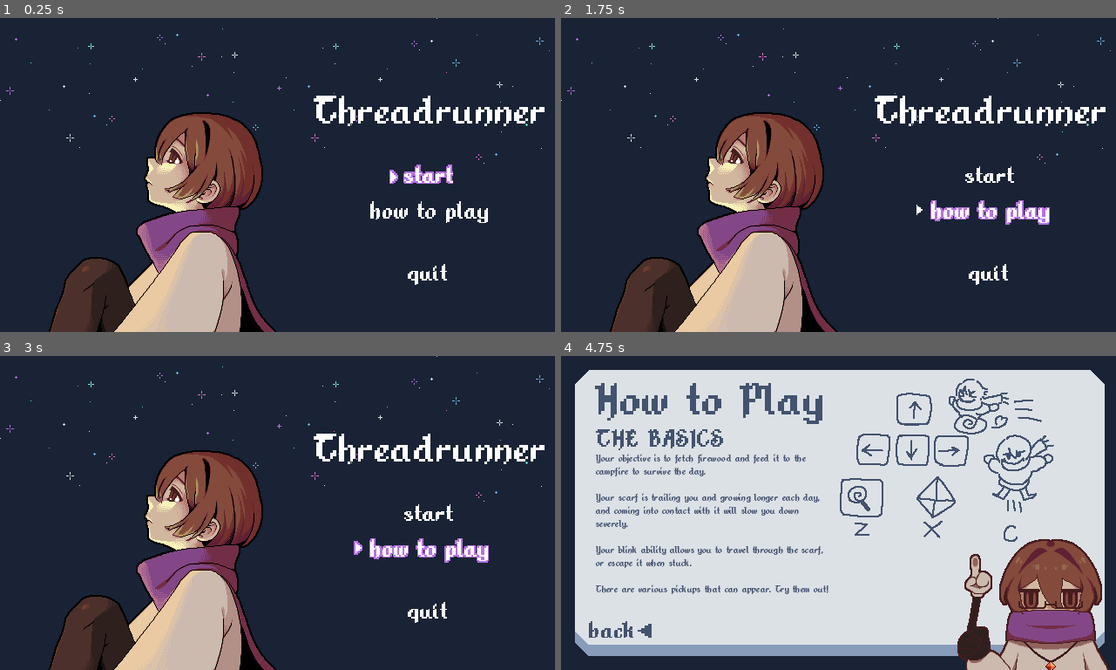
Above: before the commit, frames 1-4 (two rows, left to right).
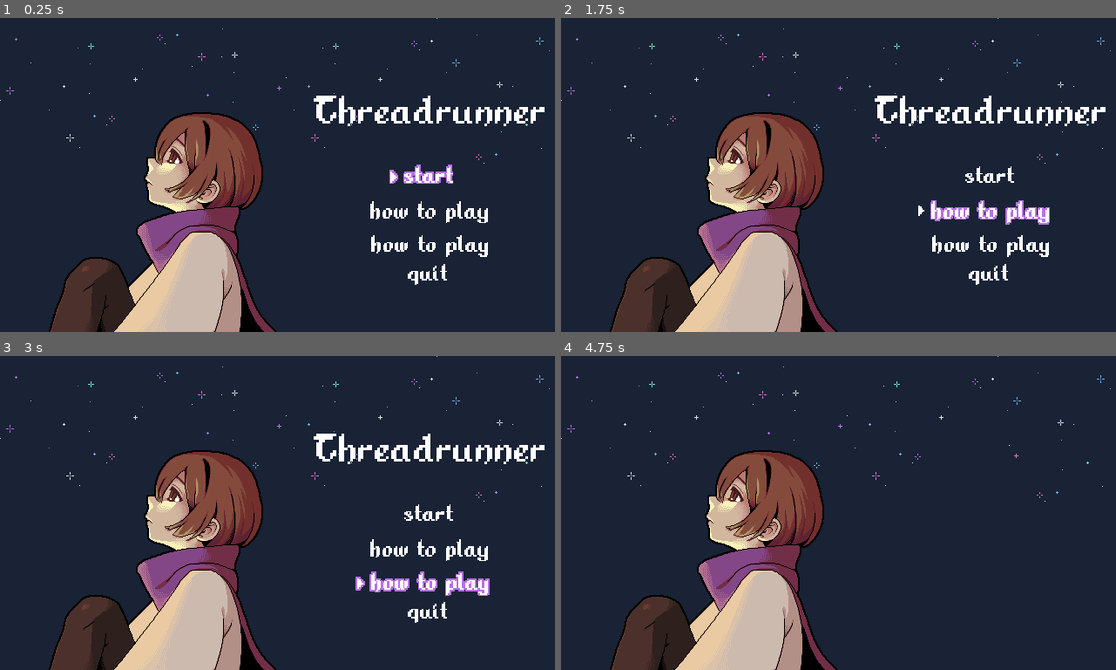
Above: after the commit, the same moments.

Repository: TheRealRaichu/speed-platformer-snake
Game: Godot game, scene res://scenes/scene_root.tscn
Same seed, same stepped clock (60 frames per second), same inputs: the game is played once before the commit and once after it.
Inputs (mouse positions are in pixels of both pictures, inside the frame that each line leads up to):
- Up to frame 1 (0.25 s): no input
- Up to frame 2 (1.75 s): tap Enter at 0.5 s; hold Right (move_right) from 0.53 s (still down); tap X (ability) at 0.6 s; tap C (jump) at 0.77, 1.52 s; tap - (decrease_volume) at 1.35 s
- Up to frame 3 (3 s): release Right (move_right) at 2.03 s; hold Left (move_left) 2.03-2.78 s; hold = (increase_volume) 2.03-2.78 s; hold Right (move_right) from 2.78 s (still down); tap Z (use_item) at 2.85 s
- Up to frame 4 (4.75 s): tap C (jump) at 3.02, 4.52 s; release Right (move_right) at 3.5 s; click (594, 648) at 3.5 s, where only the run before the commit has a clickable "BACK"; hold Right (move_right) from 4.28 s (still down); tap X (ability) at 4.35 s

The runs differ from the first frame. In frame 1, 0.4% of the frame differs, in the area x 66-88%, y 69-77%; in frame 2, 0.4%; in frame 3, 1.4%; in frame 4, 89%, in the area x 0-100%, y 0-100%.

Commit message:
Added the Settings button, including variables and a new node to go into. Text of settings is incomplete, need to use the name of "settings"

Diff:
--- a/speed-platformer-snake/scenes/main_menu.tscn
+++ b/speed-platformer-snake/scenes/main_menu.tscn
@@ -129,10 +129,44 @@
 metadata/_custom_type_script = "uid://bldstivarsngb"
 
 [node name="HTPCursor" parent="MainMenuTitle/VBoxContainer/HTPNode" unique_id=1890186492 instance=ExtResource("3_bqqt6")]
-offset_left = 63.74994
-offset_top = 64.999985
-offset_right = 63.74994
-offset_bottom = 64.999985
+offset_left = 67.49998
+offset_top = 66.25
+offset_right = 67.49998
+offset_bottom = 66.25
+
+[node name="SettingsNode" type="Node2D" parent="MainMenuTitle/VBoxContainer" unique_id=27436828]
+scale = Vector2(0.99999994, 0.99999994)
+
+[node name="SettingsText" type="TextureRect" parent="MainMenuTitle/VBoxContainer/SettingsNode" unique_id=13172943]
+offset_left = 2.4999619
+offset_top = 97.5
+offset_right = 331.49997
+offset_bottom = 133.5
+theme = ExtResource("2_ekxnf")
+texture = ExtResource("5_jk1qb")
+stretch_mode = 3
+script = ExtResource("6_1ajci")
+focused_image = ExtResource("9_5pajh")
+unfocused_image = ExtResource("5_jk1qb")
+metadata/_custom_type_script = "uid://b8ubdyemrg6uu"
+
+[node name="settings" type="Button" parent="MainMenuTitle/VBoxContainer/SettingsNode" unique_id=1959377549]
+modulate = Color(1, 1, 1, 0)
+offset_left = 98.750015
+offset_top = 104.999985
+offset_right = 193.75002
+offset_bottom = 129.99998
+scale = Vector2(1.3, 1.3)
+theme = ExtResource("2_ekxnf")
+text = "SETTINGS"
+script = ExtResource("3_wu84c")
+metadata/_custom_type_script = "uid://bldstivarsngb"
+
+[node name="SettingsCursor" parent="MainMenuTitle/VBoxContainer/SettingsNode" unique_id=894841464 instance=ExtResource("3_bqqt6")]
+offset_left = 67.49998
+offset_top = 116.249985
+offset_right = 67.49998
+offset_bottom = 116.249985
 
 [node name="QuitNode" type="Node2D" parent="MainMenuTitle/VBoxContainer" unique_id=372612481]
 
@@ -167,6 +201,7 @@
 metadata/_custom_type_script = "uid://b8ubdyemrg6uu"
 
 [node name="HowToPlay" type="Node2D" parent="." unique_id=1158100470]
+visible = false
 
 [node name="HTP bg" type="AnimatedSprite2D" parent="HowToPlay" unique_id=1655926663]
 position = Vector2(320, 180)
@@ -231,12 +266,19 @@
 scale = Vector2(0.4, 0.4)
 texture = ExtResource("17_j7ex8")
 
+[node name="Settings" type="Node2D" parent="." unique_id=1488941467]
+position = Vector2(414, 221)
+scale = Vector2(0.8, 0.8)
+
 [connection signal="focus_entered" from="MainMenuTitle/VBoxContainer/StartNode/start game" to="." method="_on_start_game_focus_entered"]
 [connection signal="focus_exited" from="MainMenuTitle/VBoxContainer/StartNode/start game" to="." method="_on_start_game_focus_exited"]
 [connection signal="pressed" from="MainMenuTitle/VBoxContainer/StartNode/start game" to="." method="_on_start_game_pressed"]
 [connection signal="focus_entered" from="MainMenuTitle/VBoxContainer/HTPNode/howtoplay game" to="." method="_on_howtoplay_game_focus_entered"]
 [connection signal="focus_exited" from="MainMenuTitle/VBoxContainer/HTPNode/howtoplay game" to="." method="_on_howtoplay_game_focus_exited"]
 [connection signal="pressed" from="MainMenuTitle/VBoxContainer/HTPNode/howtoplay game" to="." method="_on_howtoplay_game_pressed"]
+[connection signal="focus_entered" from="MainMenuTitle/VBoxContainer/SettingsNode/settings" to="." method="_on_settings_focus_entered"]
+[connection signal="focus_exited" from="MainMenuTitle/VBoxContainer/SettingsNode/settings" to="." method="_on_settings_focus_exited"]
+[connection signal="pressed" from="MainMenuTitle/VBoxContainer/SettingsNode/settings" to="." method="_on_settings_pressed"]
 [connection signal="focus_entered" from="MainMenuTitle/VBoxContainer/QuitNode/quit game" to="." method="_on_quit_game_focus_entered"]
 [connection signal="focus_exited" from="MainMenuTitle/VBoxContainer/QuitNode/quit game" to="." method="_on_quit_game_focus_exited"]
 [connection signal="pressed" from="MainMenuTitle/VBoxContainer/QuitNode/quit game" to="." method="_on_quit_game_pressed"]
--- a/speed-platformer-snake/scripts/mainMenu.gd
+++ b/speed-platformer-snake/scripts/mainMenu.gd
@@ -6,21 +6,26 @@
 # reference to the 2 nodes.
 @onready var howtoplay := $HowToPlay
 @onready var mainmenu := $MainMenuTitle
+@onready var settings := $Settings
 
 # references to the cursor images
 @onready var cursor_start := $MainMenuTitle/VBoxContainer/StartNode/StartCursor
 @onready var cursor_htp := $MainMenuTitle/VBoxContainer/HTPNode/HTPCursor
 @onready var cursor_quit := $MainMenuTitle/VBoxContainer/QuitNode/QuitCursor
+@onready var cursor_settings := $MainMenuTitle/VBoxContainer/SettingsNode/SettingsCursor
 
 # refernces to the buttons
 @onready var start_button := $"MainMenuTitle/VBoxContainer/StartNode/start game"
 @onready var howtoplay_button := $"MainMenuTitle/VBoxContainer/HTPNode/howtoplay game"
 @onready var quit_button := $"MainMenuTitle/VBoxContainer/QuitNode/quit game"
 @onready var back_button := $HowToPlay/BackNode/back
+@onready var settings_button := $MainMenuTitle/VBoxContainer/SettingsNode/settings
 
+# references to texts
 @onready var start_text := $"MainMenuTitle/VBoxContainer/StartNode/StartText"
 @onready var htp_text := $"MainMenuTitle/VBoxContainer/HTPNode/HowToPlayText"
 @onready var quit_text := $"MainMenuTitle/VBoxContainer/QuitNode/QuitText"
+@onready var settings_text := $MainMenuTitle/VBoxContainer/SettingsNode/SettingsText
 
 ## Initialize the main menu as true and How To Play section as false when first time running, and initilizaed cursor as false.
 func _ready() -> void:
@@ -28,9 +33,11 @@
 
 	mainmenu.visible = true
 	howtoplay.visible = false
+	settings.visible = false
 	cursor_start.visible = true
 	cursor_htp.visible = false
 	cursor_quit.visible = false
+	cursor_settings.visible = false
 
 ## Starts the game when pressed
 func _on_start_game_pressed() -> void:
@@ -43,7 +50,6 @@
 func _on_start_game_focus_exited() -> void:
 	cursor_start.visible = false
 	start_text.unfocused()
-
 
 
 ## Goes to the How to play section inside of main menu scene through turn on and off nodes.
@@ -60,7 +66,18 @@
 	cursor_htp.visible = true
 	htp_text.focused()
 
+## Goes to Settings
+func _on_settings_pressed() -> void:
+	mainmenu.visible = false
+	settings.visible = true
 
+func _on_settings_focus_exited() -> void:
+	cursor_settings.visible = false
+	settings_text.unfocused()
+
+func _on_settings_focus_entered() -> void:
+	cursor_settings.visible = true
+	settings_text.focused()
 
 ## Stops the game when pressed
 func _on_quit_game_pressed() -> void:
